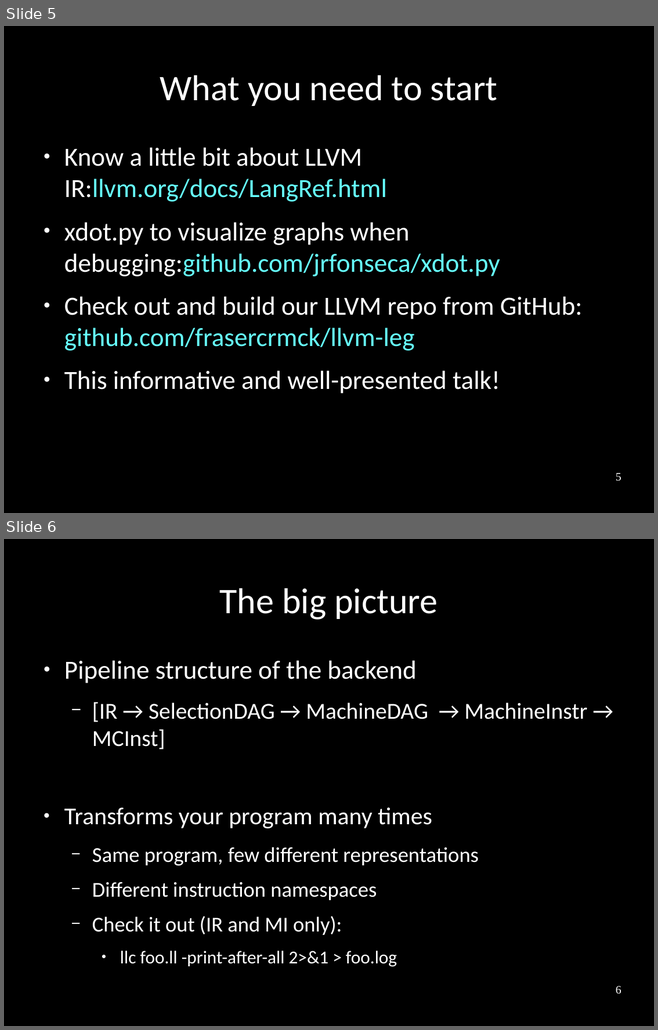
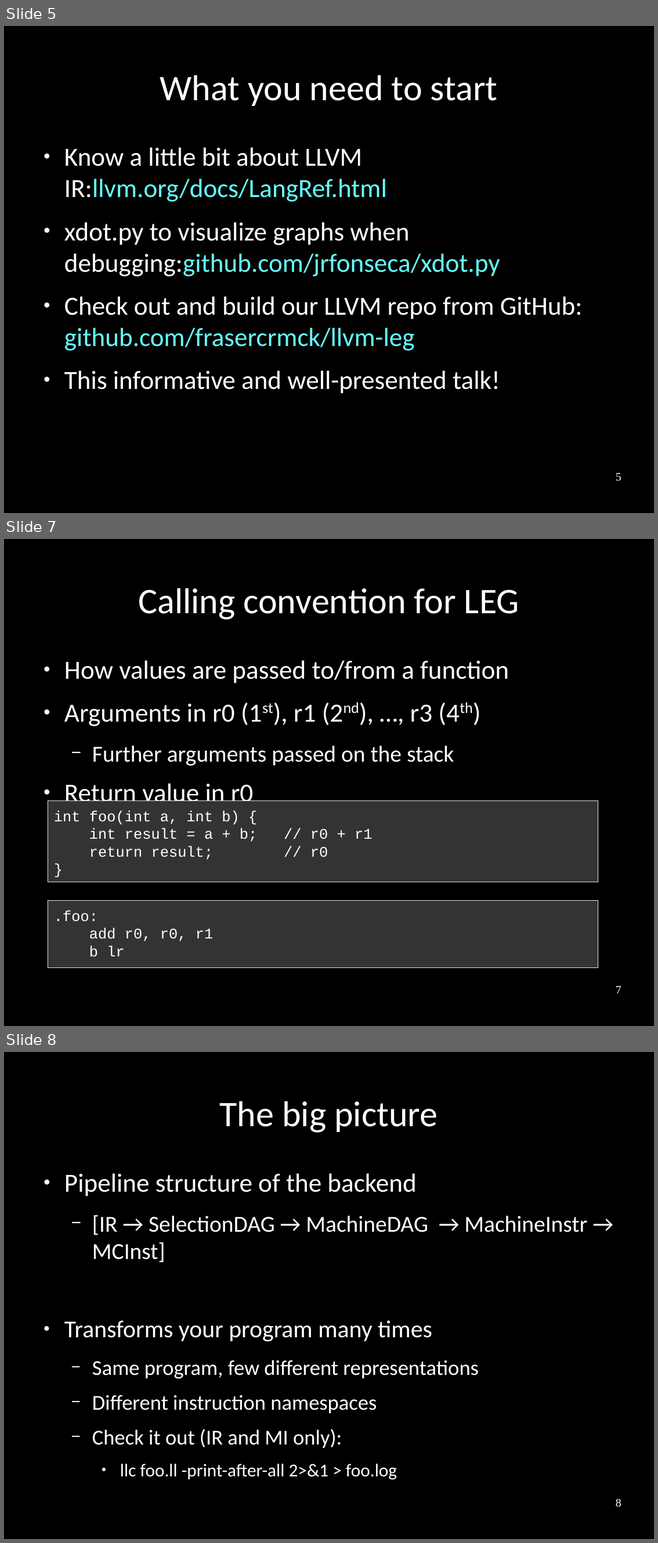
Before and after one commit to frasercrmck/llvm-leg, a slide deck: docs/Codeplay/Slides.odp. Shown one above the other, each under a label of ours: slides 5 and 6 before the commit, slides 5, 7 and 8 after it; the slides between them are not shown. The pictures are 658x1030 and 658x1543 pixels, drawn with LibreOffice and Linux fonts; fonts in the diff are those of the drawing. Boxes give left, top, right and bottom in pixels: in the first picture for what was removed or moved away, otherwise in the second. Text is boxed around its words. In the diff, an @@ line names an element or a change of style, - is before the commit and + after.

Commit message:
Add slides to describe the LEG target and calling convention.

```diff
--- a/docs/Codeplay/Slides.odp
+++ b/docs/Codeplay/Slides.odp
@@ slide 7 added at (4, 539, 654, 1026), background #000000 @@
@@ title added at (138, 588, 519, 620), 44 pt, text #FFFFFF @@
+Calling convention for LEG
@@ text added at (64, 660, 509, 808), 32 pt, text #FFFFFF @@
+● How values are passed to/from a function
+● Arguments in r0 (1st), r1 (2nd), …, r3 (4th)
+  − Further arguments passed on the stack
+● Return value in r0
@@ rectangle added at (48, 801, 598, 883), fill #333333, outline #E6E6E6 0 pt, 18 pt, text #FFFFFF @@
+int foo(int a, int b) {
+int result = a + b; // r0 + r1
+return result; // r0
+}
@@ rectangle added at (48, 901, 598, 968), fill #333333, outline #E6E6E6 0 pt, 18 pt, text #FFFFFF @@
+.foo:
+add r0, r0, r1
+b lr
@@ page number added at (615, 986, 621, 994), 14 pt, text #FFFFFF @@
+7
@@ what was slide 6 is now slide 8 @@
@@ page number at (615, 1499, 621, 1507): text changed @@
-6
+8
```
Also in this commit, not shown: 1 slide changed, 2 other slides added.
